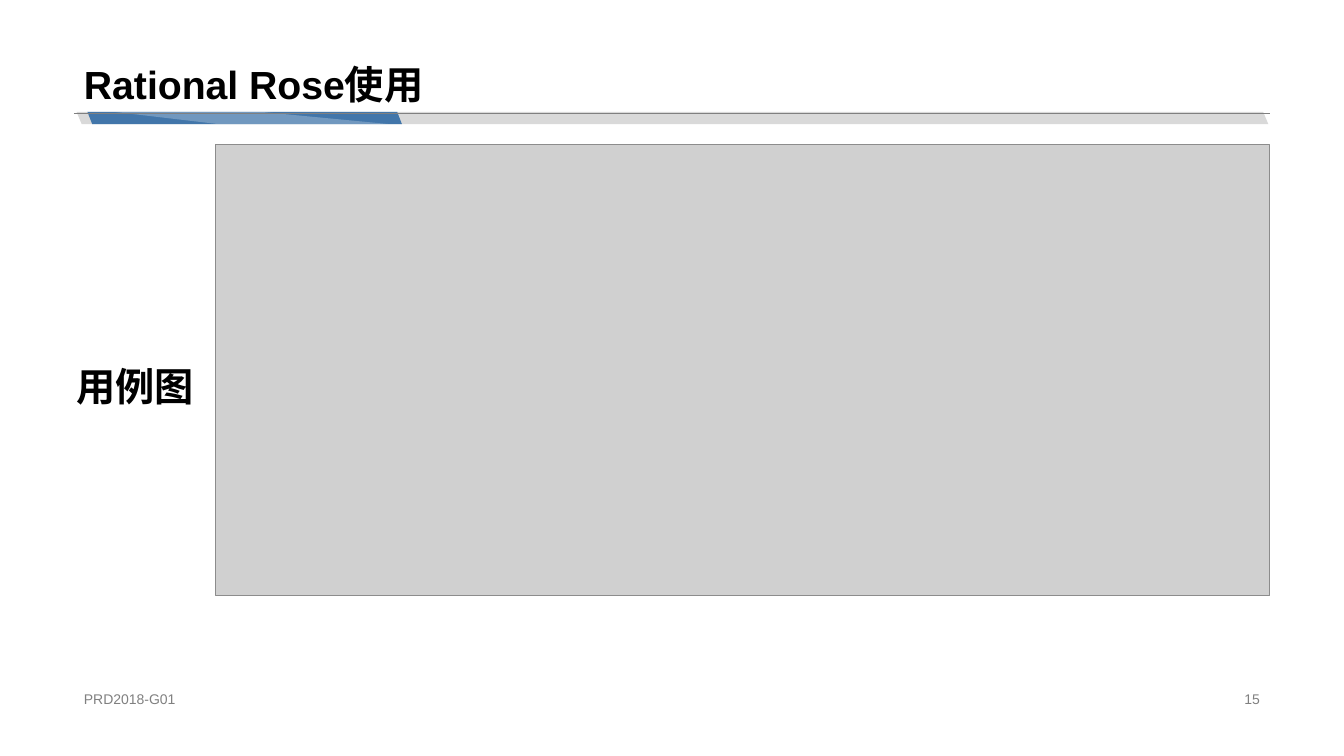
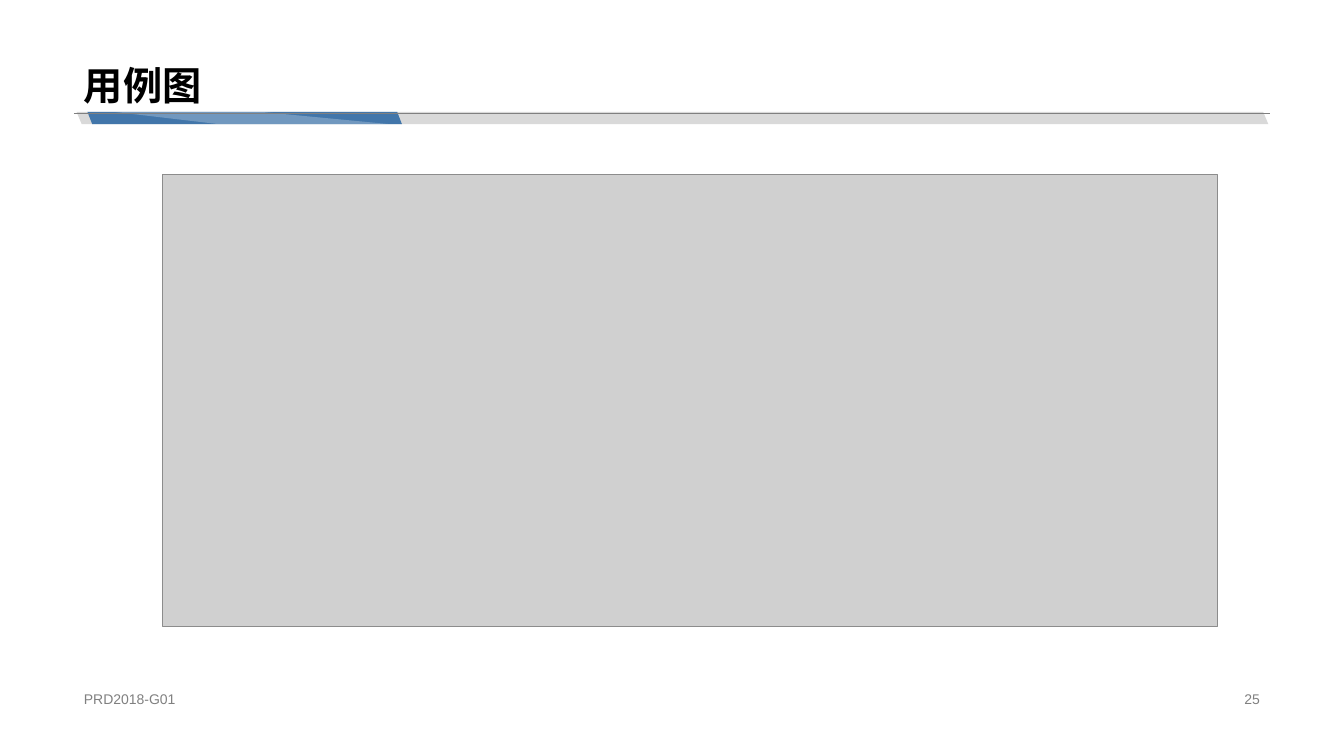
Before and after one commit to cchello/PRD2018-G01, a slide deck: slide 25 of 非受控文档/章奇妙/PRD2018-G01-UML工具：Rational Rose.pptx (slide 15 before the commit). Drawn at 1344x756 pixels with LibreOffice and Linux fonts; fonts in the diff are those of the drawing; grey boxes stand for pictures. Boxes give left, top, right and bottom in pixels: in the first picture for what was removed or moved away, otherwise in the second. Text is boxed around its words. In the diff, an @@ line names an element or a change of style, - is before the commit and + after.

```diff
--- a/非受控文档/章奇妙/PRD2018-G01-UML工具：Rational Rose.pptx
+++ b/非受控文档/章奇妙/PRD2018-G01-UML工具：Rational Rose.pptx
@@ title at [84, 67, 201, 104]: text changed @@
-Rational Rose使用
+用例图
@@ picture: place and size @@
-picture at [216, 145, 1270, 597]
+picture at [162, 175, 1217, 627]
@@ text removed at [77, 368, 194, 405] @@
-用例图
@@ page number at [1244, 694, 1260, 704]: text changed @@
-15
+25
```
Also in this commit, not shown: 24 other slides changed, 20 slides added, 2 slides removed.
